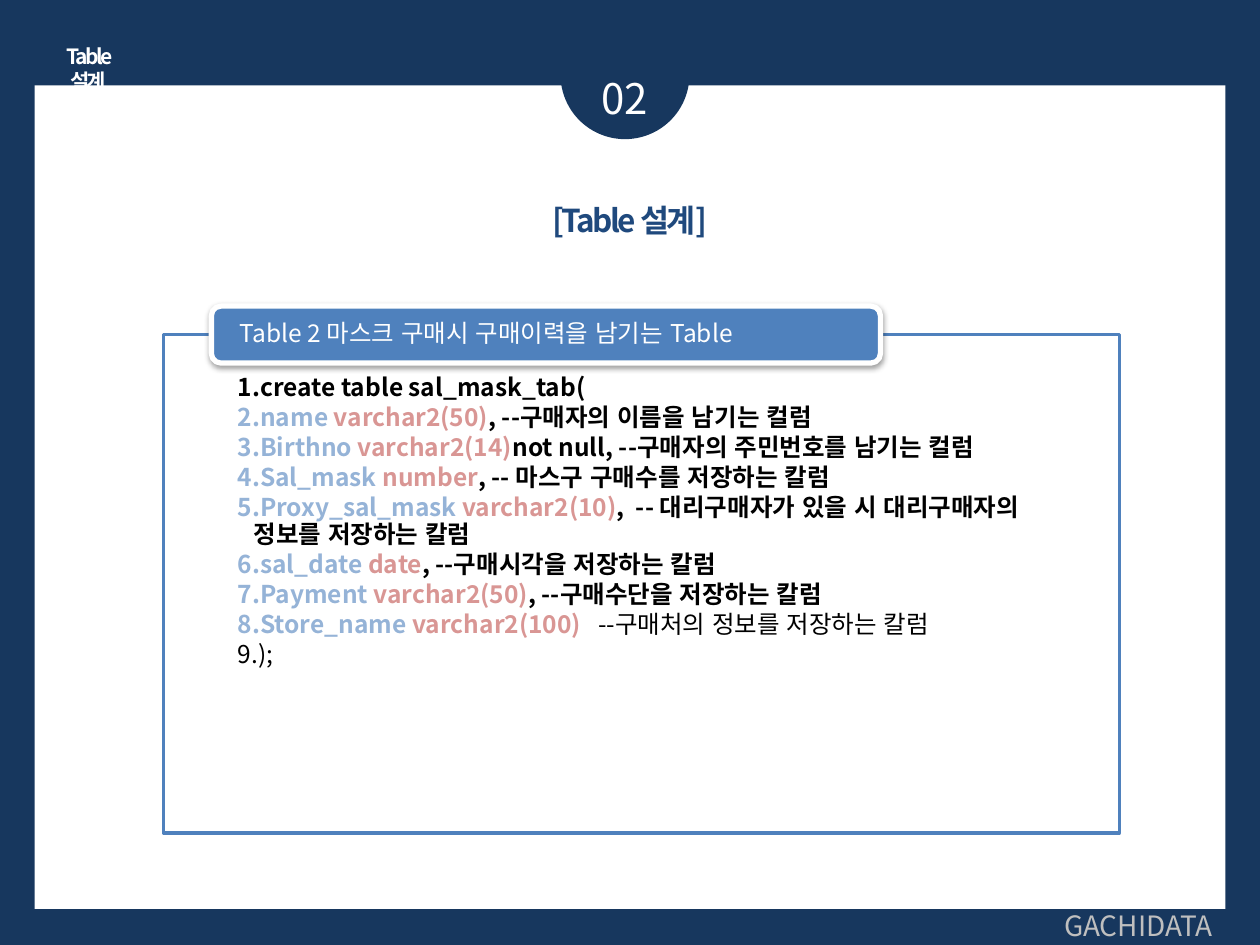
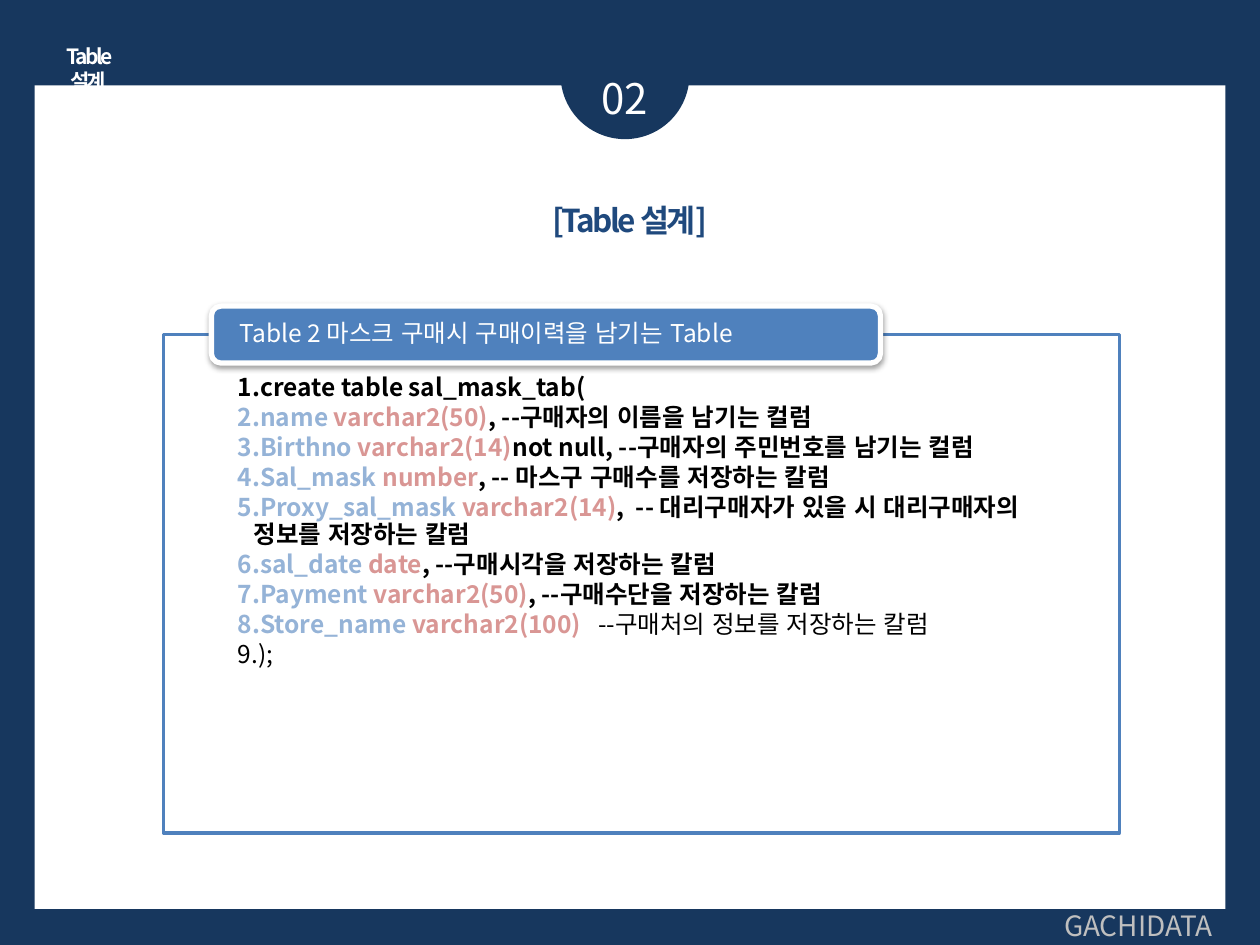
Before and after one commit to Monoreil/edu-sql, a slide deck: slide 9 of 11차SQL_hyeongmin.pptx. Drawn at 1260x945 pixels with LibreOffice and Linux fonts; fonts in the diff are those of the drawing. Boxes give left, top, right and bottom in pixels: in the first picture for what was removed or moved away, otherwise in the second. Text is boxed around its words. In the diff, an @@ line names an element or a change of style, - is before the commit and + after.

```diff
--- a/11차SQL_hyeongmin.pptx
+++ b/11차SQL_hyeongmin.pptx
@@ text at (238, 495, 1019, 546): text changed @@
-  5. Proxy_sal_mask varchar2(10), -- 대리구매자가 있을 시 대리구매자의 정보를 저장하는 칼럼
+  5. Proxy_sal_mask varchar2(14), -- 대리구매자가 있을 시 대리구매자의 정보를 저장하는 칼럼
```
Also in this commit, not shown: 6 other slides changed, 1 other file.
